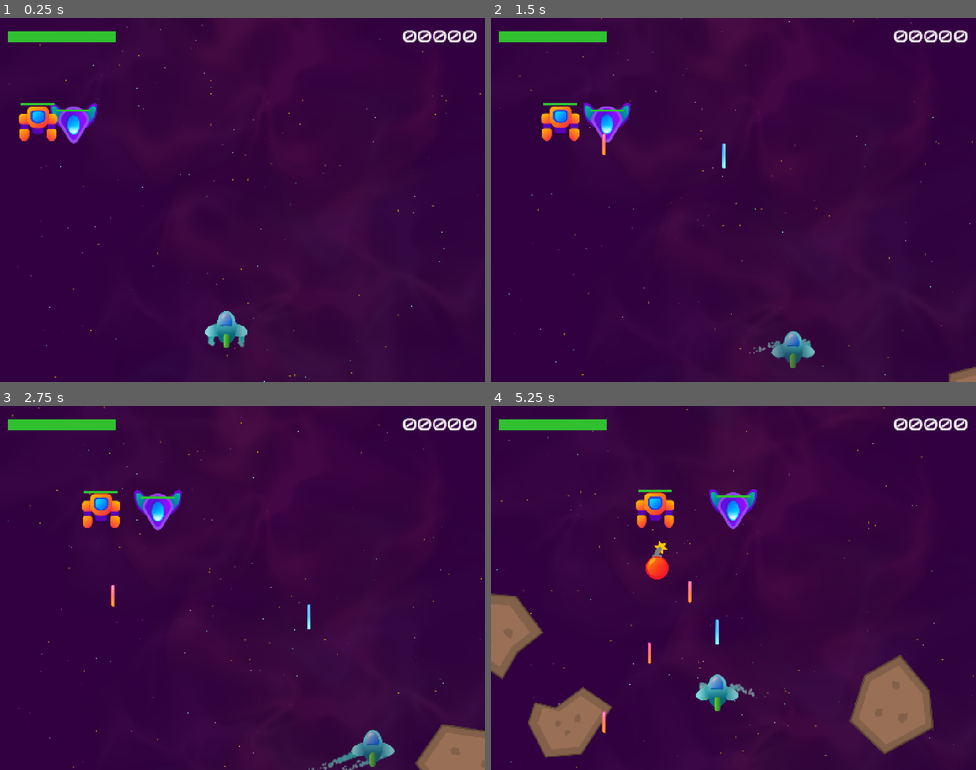
Above: before the commit, frames 1-4 (two rows, left to right).
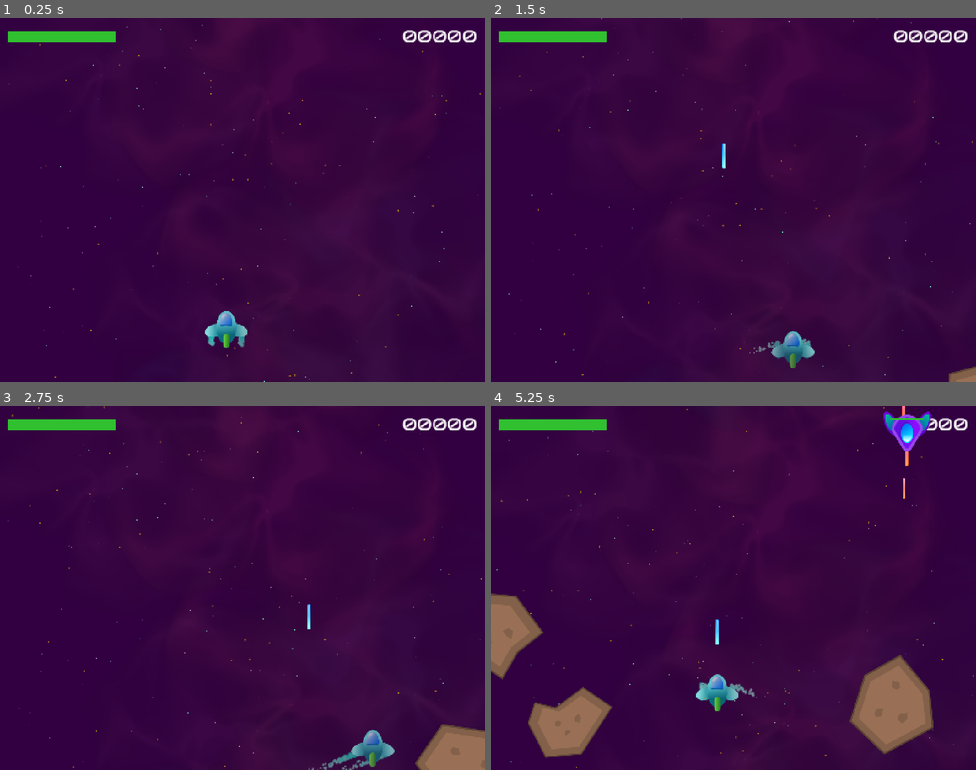
Above: after the commit, the same moments.

Repository: LHO-Developments/Godot-Projects
Game: Godot game, scene res://Scenes/Level/level.tscn
Same seed, same stepped clock (60 frames per second), same inputs: the game is played once before the commit and once after it. Sound files missing from this copy of the repository are replaced by a short silence.
Inputs:
- Up to frame 1 (0.25 s): no input
- Up to frame 2 (1.5 s): hold D (right) 0.53-1.28 s; tap Space (shoot) at 0.6 s; hold S (down) from 1.28 s (still down); tap T (test) at 1.35 s
- Up to frame 3 (2.75 s): release S (down) at 2.03 s; hold D (right) from 2.03 s (still down); tap Space (shoot) at 2.1 s
- Up to frame 4 (5.25 s): release D (right) at 2.78 s; hold W (up) 2.78-3.53 s; tap T (test) at 2.85, 4.35 s; hold A (left) 3.53-5.03 s; tap Space (shoot) at 3.6, 5.1 s; hold S (down) from 5.03 s (still down)

The runs differ from the first frame. In frame 1, 1.2% of the frame differs, in the area x 3-20%, y 23-35%; in frame 2, 1.3%; in frame 3, 1.3%; in frame 4, 2.4%, in the area x 22-91%, y 0-90%.

Commit message:
Add wave manager/spawner

Diff:
--- /dev/null
+++ b/Space Ace/space-ace/Classes/Wave.gd
@@ -0,0 +1,10 @@
+class_name Wave
+
+
+extends Resource
+
+
+@export var enemy_scene: PackedScene
+@export var enemy_count: int
+@export var spawn_interval: float
+@export var wave_interval: float
--- a/Space Ace/space-ace/Scenes/GameUi/GameUi.gd
+++ b/Space Ace/space-ace/Scenes/GameUi/GameUi.gd
@@ -34,5 +34,4 @@
 
 func on_points_scored(points: int) -> void:
 	_score += points
-	print("_score",_score);
 	score_label.text = "%05d" % _score
--- a/Space Ace/space-ace/Scenes/Level/level.tscn
+++ b/Space Ace/space-ace/Scenes/Level/level.tscn
@@ -4,15 +4,8 @@
 [ext_resource type="PackedScene" uid="uid://fxrpwv2c7cp8" path="res://Scenes/Background/Background.tscn" id="2_1ov45"]
 [ext_resource type="PackedScene" uid="uid://bohlnwst1215b" path="res://Scenes/ObjectContainer/ObjectContainer.tscn" id="3_lscpc"]
 [ext_resource type="PackedScene" uid="uid://b545opvuqj36i" path="res://Scenes/Projectile/Asteroid.tscn" id="4_q8n36"]
-[ext_resource type="PackedScene" uid="uid://ceqdwewjsd72c" path="res://Scenes/Enemy/EnemyVee.tscn" id="5_7i4w6"]
-[ext_resource type="PackedScene" uid="uid://de07mjhw6t4nk" path="res://Scenes/Enemy/EnemyRobot.tscn" id="6_q8n36"]
+[ext_resource type="PackedScene" uid="uid://bfm40q7n6wtkq" path="res://Scenes/WaveManager/WaveManager.tscn" id="6_7i4w6"]
 [ext_resource type="PackedScene" uid="uid://cna5uq6wchu3" path="res://Scenes/GameUi/GameUi.tscn" id="7_q8n36"]
-
-[sub_resource type="Curve2D" id="Curve2D_06ioy"]
-_data = {
-"points": PackedVector2Array(0, 0, 0, 0, 94, 314, 0, 0, 0, 0, 1232, 299)
-}
-point_count = 2
 
 [node name="Level" type="Node2D" unique_id=75695576]
 
@@ -24,17 +17,8 @@
 [node name="ObjectContainer" parent="." unique_id=584549780 instance=ExtResource("3_lscpc")]
 test_scene = ExtResource("4_q8n36")
 
-[node name="Path2D" type="Path2D" parent="." unique_id=347543163]
-curve = SubResource("Curve2D_06ioy")
-
-[node name="EnemyVee" parent="Path2D" unique_id=330623592 instance=ExtResource("5_7i4w6")]
-position = Vector2(193.98505, 312.68213)
-progress = 100.0
-
-[node name="EnemyRobot" parent="Path2D" unique_id=919102646 instance=ExtResource("6_q8n36")]
-position = Vector2(94, 314)
-speed = 75.0
-
 [node name="GameUi" parent="." unique_id=2042328640 instance=ExtResource("7_q8n36")]
 offset_right = 1440.0
 offset_bottom = 1080.0
+
+[node name="WaveManager" parent="." unique_id=605773986 instance=ExtResource("6_7i4w6")]
--- /dev/null
+++ b/Space Ace/space-ace/Scenes/WaveManager/WaveManager.gd
@@ -0,0 +1,49 @@
+class_name WaveManager
+
+
+extends Node
+
+
+@export var enabled: bool = true
+@export var paths_list: Array[Path2D] = []
+@export var waves_list: Array[Wave] = []
+
+
+@onready var wave_timer: Timer = $WaveTimer
+@onready var ship_timer: Timer = $ShipTimer
+
+
+
+var _current_path: Path2D
+var _current_wave_index: int = -1
+var _current_wave: Wave
+var _enemies_spawned: int = 0
+
+
+# Called when the node enters the scene tree for the first time.
+func _ready() -> void:
+	if !enabled: return
+	start_next_wave()
+
+
+func start_next_wave() -> void:
+	_current_wave_index = (_current_wave_index + 1 ) % waves_list.size()
+	_current_wave = waves_list[_current_wave_index]
+	_current_path = paths_list.pick_random()
+	_enemies_spawned = 0
+	ship_timer.start(_current_wave.spawn_interval)
+
+
+func _on_wave_timer_timeout() -> void:
+	start_next_wave()
+
+
+func _on_ship_timer_timeout() -> void:
+	var enemy: EnemyBase = _current_wave.enemy_scene.instantiate()
+	_current_path.add_child(enemy)
+	_enemies_spawned += 1
+	if _enemies_spawned == _current_wave.enemy_count:
+		ship_timer.stop()
+		wave_timer.start(_current_wave.wave_interval)
+	else:
+		ship_timer.start()
--- /dev/null
+++ b/Space Ace/space-ace/Scenes/WaveManager/WaveManager.tscn
@@ -0,0 +1,92 @@
+[gd_scene format=3 uid="uid://bfm40q7n6wtkq"]
+
+[ext_resource type="Script" uid="uid://dms7ywdxtr3lv" path="res://Scenes/WaveManager/WaveManager.gd" id="1_631jx"]
+[ext_resource type="Script" uid="uid://cjjga8mnu5h28" path="res://Classes/Wave.gd" id="2_0bcsu"]
+[ext_resource type="PackedScene" uid="uid://ceqdwewjsd72c" path="res://Scenes/Enemy/EnemyVee.tscn" id="3_d8sj6"]
+[ext_resource type="PackedScene" uid="uid://de07mjhw6t4nk" path="res://Scenes/Enemy/EnemyRobot.tscn" id="4_ii18j"]
+
+[sub_resource type="Resource" id="Resource_kp2gp"]
+script = ExtResource("2_0bcsu")
+enemy_scene = ExtResource("3_d8sj6")
+enemy_count = 5
+spawn_interval = 1.5
+wave_interval = 5.0
+metadata/_custom_type_script = "uid://cjjga8mnu5h28"
+
+[sub_resource type="Resource" id="Resource_nwwj5"]
+script = ExtResource("2_0bcsu")
+enemy_scene = ExtResource("4_ii18j")
+enemy_count = 4
+spawn_interval = 2.0
+wave_interval = 5.0
+metadata/_custom_type_script = "uid://cjjga8mnu5h28"
+
+[sub_resource type="Curve2D" id="Curve2D_0bcsu"]
+_data = {
+"points": PackedVector2Array(0, 0, 0, 0, 98, -237, 0, 0, 0, 0, 114, 291, 0, 0, 0, 0, 1294, 327, 0, 0, 0, 0, 818, 1316)
+}
+point_count = 4
+
+[sub_resource type="Curve2D" id="Curve2D_d8sj6"]
+_data = {
+"points": PackedVector2Array(0, 0, 0, 0, 1220, -297, 0, 0, 0, 0, 1243, 250, 0, 0, 0, 0, 214, 515, 0, 0, 0, 0, 555, 1277)
+}
+point_count = 4
+
+[sub_resource type="Curve2D" id="Curve2D_ii18j"]
+_data = {
+"points": PackedVector2Array(0, 0, 0, 0, 719, -186, 0, 0, 0, 0, 308, 363, 0, 0, 0, 0, 1220, 759, 0, 0, 0, 0, 692, 1147, 0, 0, 0, 0, 692, 1307)
+}
+point_count = 5
+
+[sub_resource type="Curve2D" id="Curve2D_kp2gp"]
+_data = {
+"points": PackedVector2Array(0, 0, 0, 0, 850, -309, 0, 0, 0, 0, 1011, 186, 0, 0, 0, 0, 185, 673, 0, 0, 0, 0, 639, 1384)
+}
+point_count = 4
+
+[sub_resource type="Curve2D" id="Curve2D_nwwj5"]
+_data = {
+"points": PackedVector2Array(0, 0, 0, 0, 715, -570, 0, 0, 0, 0, 209, 237, 0, 0, 0, 0, 1243, 270, 0, 0, 0, 0, 1208, 759, 0, 0, 0, 0, 160, 802, 0, 0, 0, 0, 719, 973, 0, 0, 0, 0, 700, 1427)
+}
+point_count = 7
+
+[sub_resource type="Curve2D" id="Curve2D_louts"]
+_data = {
+"points": PackedVector2Array(0, 0, 0, 0, 1025, -379, 0, 0, 0, 0, 1324, 461, 0, 0, 0, 0, 120, 448, 0, 0, 0, 0, 1274, 873, 0, 0, 0, 0, 211, 1364)
+}
+point_count = 5
+
+[node name="WaveManager" type="Node" unique_id=605773986 node_paths=PackedStringArray("paths_list")]
+script = ExtResource("1_631jx")
+paths_list = [NodePath("Paths/Path2D"), NodePath("Paths/Path2D2"), NodePath("Paths/Path2D3"), NodePath("Paths/Path2D4"), NodePath("Paths/Path2D5"), NodePath("Paths/Path2D6")]
+waves_list = Array[ExtResource("2_0bcsu")]([SubResource("Resource_kp2gp"), SubResource("Resource_nwwj5")])
+
+[node name="WaveTimer" type="Timer" parent="." unique_id=1182567327]
+one_shot = true
+
+[node name="ShipTimer" type="Timer" parent="." unique_id=1116425158]
+one_shot = true
+
+[node name="Paths" type="Node" parent="." unique_id=1869014064]
+
+[node name="Path2D" type="Path2D" parent="Paths" unique_id=2065507572]
+curve = SubResource("Curve2D_0bcsu")
+
+[node name="Path2D2" type="Path2D" parent="Paths" unique_id=1359908558]
+curve = SubResource("Curve2D_d8sj6")
+
+[node name="Path2D3" type="Path2D" parent="Paths" unique_id=1182699556]
+curve = SubResource("Curve2D_ii18j")
+
+[node name="Path2D4" type="Path2D" parent="Paths" unique_id=887447850]
+curve = SubResource("Curve2D_kp2gp")
+
+[node name="Path2D5" type="Path2D" parent="Paths" unique_id=1716284069]
+curve = SubResource("Curve2D_nwwj5")
+
+[node name="Path2D6" type="Path2D" parent="Paths" unique_id=1022290798]
+curve = SubResource("Curve2D_louts")
+
+[connection signal="timeout" from="WaveTimer" to="." method="_on_wave_timer_timeout"]
+[connection signal="timeout" from="ShipTimer" to="." method="_on_ship_timer_timeout"]
Not shown, added: Space Ace/space-ace/Classes/Wave.gd.uid
Not shown, added: Space Ace/space-ace/Scenes/WaveManager/WaveManager.gd.uid
